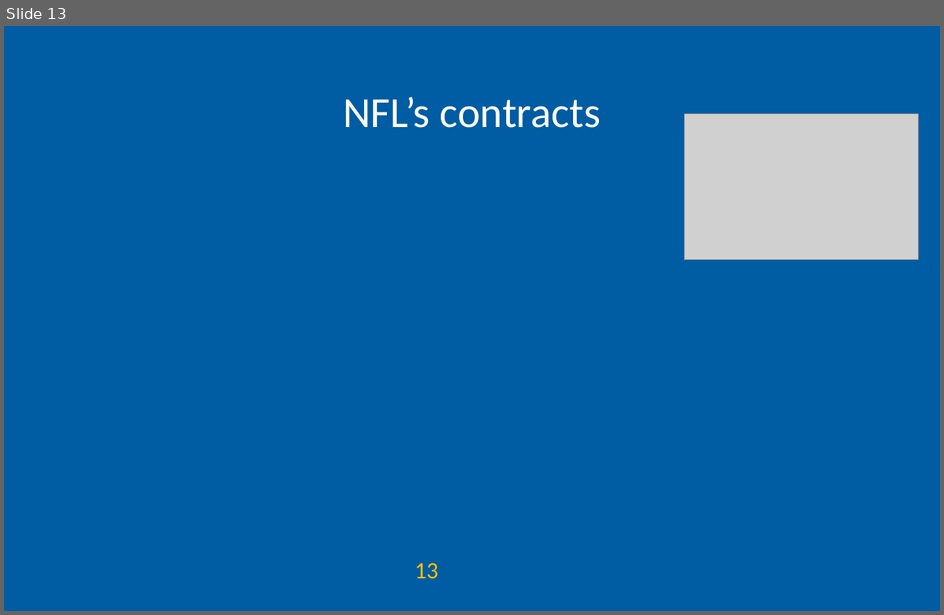
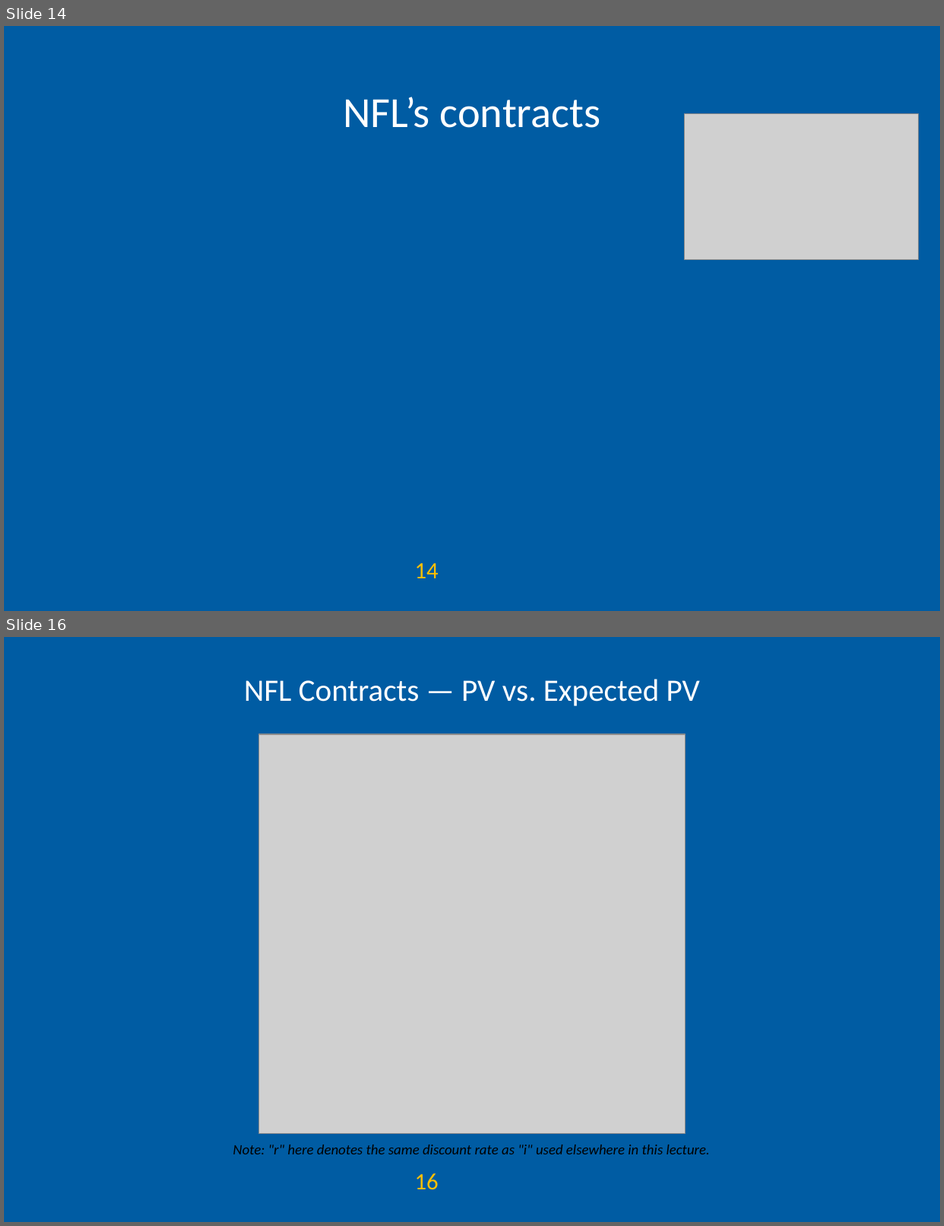
Before and after one commit to AEGDDI/idr305, a slide deck: lectures/L9.pptx. Shown one above the other, each under a label of ours: slide 13 before the commit, slides 14 and 16 after it; the slides between them are not shown. The pictures are 944x615 and 944x1226 pixels, drawn with LibreOffice and Linux fonts; fonts in the diff are those of the drawing; grey boxes stand for pictures; background and template pictures are left out. Boxes give left, top, right and bottom in pixels: in the first picture for what was removed or moved away, otherwise in the second. Text is boxed around its words. In the diff, an @@ line names an element or a change of style, - is before the commit and + after.

```diff
--- a/lectures/L9.pptx
+++ b/lectures/L9.pptx
@@ slide 16 added at (4, 637, 940, 1222), background #FFFFFF; not listed: 2 template elements that a slide beside it also shows @@
@@ title added at (244, 679, 700, 706), 24 pt, text #FFFFFF @@
+NFL Contracts — PV vs. Expected PV
@@ picture added at (259, 734, 686, 1134) @@
@@ text added at (233, 1145, 710, 1155), 11 pt, text #000000, italic @@
+Note: "r" here denotes the same discount rate as "i" used elsewhere in this lecture.
@@ what was slide 13 is now slide 14 @@
@@ page number at (415, 563, 439, 579): text changed @@
-13
+14
```
Also in this commit, not shown: 3 slides changed, 5 other slides added, 2 slides removed, 2 other files.
